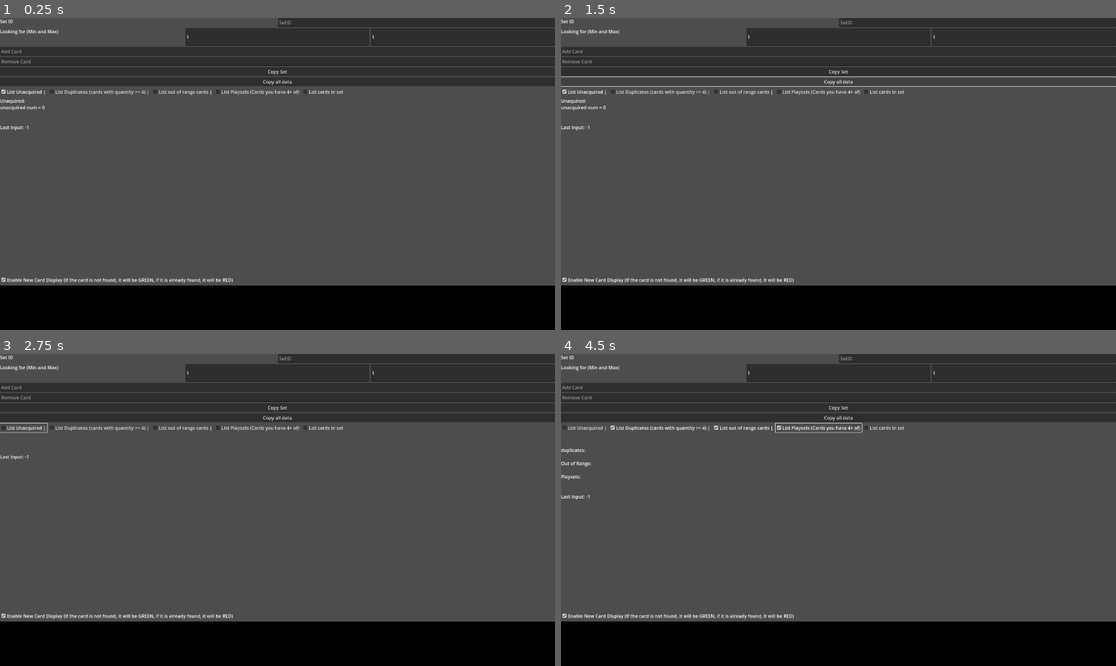
Above: before the commit, frames 1-4 (two rows, left to right).
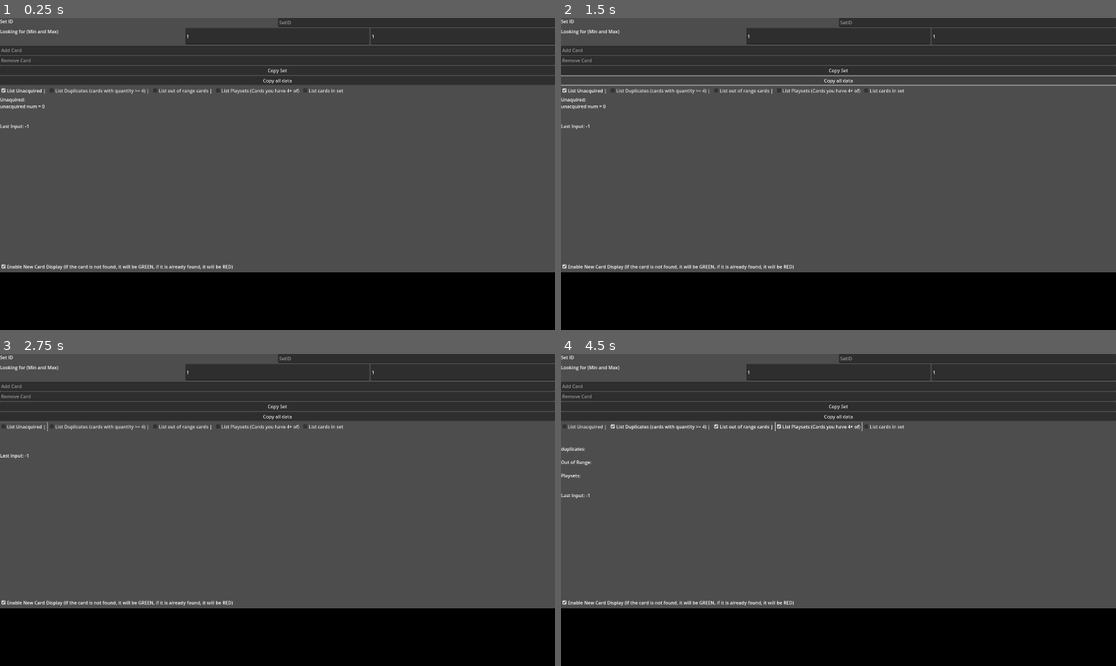
Above: after the commit, the same moments.

Repository: BrianBHuynh/MTG-easy-card-ID-tracker
Game: Godot game, scene res://tracker_scene.tscn
The game is run twice, just before and just after one commit, with the same random seed, the same clock (stepped at 60 frames per second) and the same inputs.
Inputs:
- Up to frame 1 (0.25 s): no input
- Up to frame 2 (1.5 s): click "Copy Set" at 0.5 s; click "Copy all data" at 1.25 s
- Up to frame 3 (2.75 s): click "List Unacquired |" at 2 s
- Up to frame 4 (4.5 s): click "List Duplicates (cards with q…" at 2.75 s; click "List out of range cards |" at 3.5 s; click "List Playsets (Cards you have…" at 4.25 s

The runs differ from the first frame. In frame 1, 7.3% of the frame differs, in the area x 0-100%, y 5-86%; in frame 2, 8.2%; in frame 3, 7.3%; in frame 4, 7.5%.

Commit message:
Slight scaling
Ui Slightly scales more now

Diff:
--- a/tracker_scene.gd
+++ b/tracker_scene.gd
@@ -9,11 +9,13 @@
 
 func _ready() -> void:
 	process_text()
-	while($VBoxContainer/Range/Min == null and Saves.save_loaded == false):
+	while($HBoxContainer/VBoxContainer/Range/Min == null and Saves.save_loaded == false):
 		await get_tree().process_frame
-	$VBoxContainer/SetID/SetID.text = Saves.get_or_return("Settings", "set_id", "")
-	$VBoxContainer/Range/Min.text = Saves.get_or_return("Settings", "min", "1")
-	$VBoxContainer/Range/Max.text = Saves.get_or_return("Settings", "max", "1")
+	$HBoxContainer/VBoxContainer/SetID/SetID.text = Saves.get_or_return("Settings", "set_id", "")
+	$HBoxContainer/VBoxContainer/Range/Min.text = Saves.get_or_return("Settings", "min", "1")
+	$HBoxContainer/VBoxContainer/Range/Max.text = Saves.get_or_return("Settings", "max", "1")
+	get_tree().root.size_changed.connect(display_changed_size)
+	display_changed_size()
 
 
 func _physics_process(_delta: float) -> void:
@@ -24,6 +26,10 @@
 		time_since_last_refresh = time_since_last_refresh + 1
 
 
+func display_changed_size() -> void:
+	$HBoxContainer/VBoxContainer.size = get_tree().root.size
+	$HBoxContainer.size = get_tree().root.size
+
 func process_text(_input: String = "") -> void:
 	var unacquired_list: String = "Unaquired: "
 	var unacquired_num: int = 0
@@ -31,12 +37,12 @@
 	var duplicates_string: String = "duplicates: "
 	var out_of_range: String = "Out of Range: "
 	var play_sets: String = "Playsets: "
-	for i in int($VBoxContainer/Range/Max.text) - int($VBoxContainer/Range/Min.text) + 1:
-		if Saves.get_or_return($VBoxContainer/SetID/SetID.text, str(i + int($VBoxContainer/Range/Min.text)), 0) == 0:
-			unacquired_list = unacquired_list + " " + str(i + int($VBoxContainer/Range/Min.text))
+	for i in int($HBoxContainer/VBoxContainer/Range/Max.text) - int($HBoxContainer/VBoxContainer/Range/Min.text) + 1:
+		if Saves.get_or_return($HBoxContainer/VBoxContainer/SetID/SetID.text, str(i + int($HBoxContainer/VBoxContainer/Range/Min.text)), 0) == 0:
+			unacquired_list = unacquired_list + " " + str(i + int($HBoxContainer/VBoxContainer/Range/Min.text))
 			unacquired_num = unacquired_num + 1
-	if Saves.data is Dictionary and Saves.data.has($VBoxContainer/SetID/SetID.text) and Saves.data[$VBoxContainer/SetID/SetID.text] is Dictionary:
-		var keys: Array = Saves.data[$VBoxContainer/SetID/SetID.text].keys()
+	if Saves.data is Dictionary and Saves.data.has($HBoxContainer/VBoxContainer/SetID/SetID.text) and Saves.data[$HBoxContainer/VBoxContainer/SetID/SetID.text] is Dictionary:
+		var keys: Array = Saves.data[$HBoxContainer/VBoxContainer/SetID/SetID.text].keys()
 		var temp: Array = []
 		for key in keys:
 			temp.append(int(key))
@@ -45,60 +51,60 @@
 		for key in temp:
 			keys.append(str(key))
 		for key in keys:
-			if Saves.data[$VBoxContainer/SetID/SetID.text][key] > 0:
-				duplicates[key] = Saves.data[$VBoxContainer/SetID/SetID.text][key]
-			if Saves.data[$VBoxContainer/SetID/SetID.text][key] >= 4:
+			if Saves.data[$HBoxContainer/VBoxContainer/SetID/SetID.text][key] > 0:
+				duplicates[key] = Saves.data[$HBoxContainer/VBoxContainer/SetID/SetID.text][key]
+			if Saves.data[$HBoxContainer/VBoxContainer/SetID/SetID.text][key] >= 4:
 				play_sets = play_sets + str(key) + " "
-			if int(key) > int($VBoxContainer/Range/Max.text) or int(key) < int($VBoxContainer/Range/Min.text):
-				out_of_range = out_of_range + " [" + str(key) + " , " + str(int(Saves.data[$VBoxContainer/SetID/SetID.text][key])) + "] "
+			if int(key) > int($HBoxContainer/VBoxContainer/Range/Max.text) or int(key) < int($HBoxContainer/VBoxContainer/Range/Min.text):
+				out_of_range = out_of_range + " [" + str(key) + " , " + str(int(Saves.data[$HBoxContainer/VBoxContainer/SetID/SetID.text][key])) + "] "
 	for key in duplicates:
 		if duplicates[key] > 1:
 			duplicates_string = duplicates_string + " [" + str(key) + " , " + str(int(duplicates[key] - 1)) + "] "
 	var final_string = ""
-	if $VBoxContainer/HBoxContainer/Unacquired.button_pressed:
+	if $HBoxContainer/VBoxContainer/HBoxContainer/Unacquired.button_pressed:
 		final_string = final_string + unacquired_list + "\nunacquired num = " + str(int(unacquired_num))
-	if $VBoxContainer/HBoxContainer/Duplicate.button_pressed:
+	if $HBoxContainer/VBoxContainer/HBoxContainer/Duplicate.button_pressed:
 		final_string = final_string + "\n\n" + duplicates_string
-	if $VBoxContainer/HBoxContainer/OutOfRange.button_pressed:
+	if $HBoxContainer/VBoxContainer/HBoxContainer/OutOfRange.button_pressed:
 		final_string = final_string + "\n\n" + out_of_range
-	if $VBoxContainer/HBoxContainer/PlaySets.button_pressed:
+	if $HBoxContainer/VBoxContainer/HBoxContainer/PlaySets.button_pressed:
 		final_string = final_string + "\n\n" + play_sets
-	if $VBoxContainer/HBoxContainer/AllCardsInSet.button_pressed:
+	if $HBoxContainer/VBoxContainer/HBoxContainer/AllCardsInSet.button_pressed:
 		var temp: Array = []
-		for card in Saves.data.get($VBoxContainer/SetID/SetID.text, ["No cards"]):
+		for card in Saves.data.get($HBoxContainer/VBoxContainer/SetID/SetID.text, ["No cards"]):
 			temp.append(int(card))
 		temp.sort()
 		var temp_2_electric_boogalo: Dictionary = {}
 		for card in temp:
-			temp_2_electric_boogalo.set(card, int(Saves.get_or_return($VBoxContainer/SetID/SetID.text, str(card), "0")))
+			temp_2_electric_boogalo.set(card, int(Saves.get_or_return($HBoxContainer/VBoxContainer/SetID/SetID.text, str(card), "0")))
 		var all_cards: String = "\n\n\n All cards: "
 		for key in temp_2_electric_boogalo:
 			all_cards = all_cards + " [" + str(key) + " , " + str(temp_2_electric_boogalo[key]) + "] "
 		final_string = final_string + all_cards
 
 	final_string = final_string + "\n\n\nLast Input: " + str(last_input)
-	$VBoxContainer/RichTextLabel.text = final_string
+	$HBoxContainer/VBoxContainer/RichTextLabel.text = final_string
 
 
 func _on_card_submitted(new_text: String) -> void:
 	if new_text != "":
-		Saves.set_value($VBoxContainer/SetID/SetID.text, str(int(new_text)), int(Saves.get_or_return($VBoxContainer/SetID/SetID.text, new_text, 0) + 1))
-		if Saves.get_or_return($VBoxContainer/SetID/SetID.text, new_text, 1) == 1:
-			$VBoxContainer/ColorRect.color = Color.GREEN
+		Saves.set_value($HBoxContainer/VBoxContainer/SetID/SetID.text, str(int(new_text)), int(Saves.get_or_return($HBoxContainer/VBoxContainer/SetID/SetID.text, new_text, 0) + 1))
+		if Saves.get_or_return($HBoxContainer/VBoxContainer/SetID/SetID.text, new_text, 1) == 1:
+			$HBoxContainer/VBoxContainer/ColorRect.color = Color.GREEN
 		else:
-			$VBoxContainer/ColorRect.color = Color.RED
+			$HBoxContainer/VBoxContainer/ColorRect.color = Color.RED
 	last_input = int(new_text)
 	process_text()
-	$VBoxContainer/Add.text = ""
+	$HBoxContainer/VBoxContainer/Add.text = ""
 	Saves.save_game()
 
 
 func _on_card_removed(new_text: String) -> void:
 	if new_text != "":
-		Saves.set_value($VBoxContainer/SetID/SetID.text, str(int(new_text)), int(Saves.get_or_return($VBoxContainer/SetID/SetID.text, new_text, 0) -1))
+		Saves.set_value($HBoxContainer/VBoxContainer/SetID/SetID.text, str(int(new_text)), int(Saves.get_or_return($HBoxContainer/VBoxContainer/SetID/SetID.text, new_text, 0) -1))
 	last_input = int(new_text)
 	process_text()
-	$VBoxContainer/Remove.text = ""
+	$HBoxContainer/VBoxContainer/Remove.text = ""
 	Saves.save_game()
 
 func _on_copy_all_button_pressed() -> void:
@@ -106,16 +112,16 @@
 
 
 func _on_copy_set_pressed() -> void:
-		if Saves.data is Dictionary and Saves.data.has($VBoxContainer/SetID/SetID.text) and Saves.data[$VBoxContainer/SetID/SetID.text] is Dictionary:
-			DisplayServer.clipboard_set(str(Saves.data[$VBoxContainer/SetID/SetID.text]))
+		if Saves.data is Dictionary and Saves.data.has($HBoxContainer/VBoxContainer/SetID/SetID.text) and Saves.data[$HBoxContainer/VBoxContainer/SetID/SetID.text] is Dictionary:
+			DisplayServer.clipboard_set(str(Saves.data[$HBoxContainer/VBoxContainer/SetID/SetID.text]))
 
 
 func set_new_card_display(enabled: bool) -> void:
-	$VBoxContainer/ColorRect.visible = enabled
+	$HBoxContainer/VBoxContainer/ColorRect.visible = enabled
 
 
 func set_settings(_text: String) -> void:
-	Saves.set_value("Settings", "set_id", $VBoxContainer/SetID/SetID.text)
-	Saves.set_value("Settings", "min", $VBoxContainer/Range/Min.text)
-	Saves.set_value("Settings", "max", $VBoxContainer/Range/Max.text)
+	Saves.set_value("Settings", "set_id", $HBoxContainer/VBoxContainer/SetID/SetID.text)
+	Saves.set_value("Settings", "min", $HBoxContainer/VBoxContainer/Range/Min.text)
+	Saves.set_value("Settings", "max", $HBoxContainer/VBoxContainer/Range/Max.text)
 	Saves.save_game()
--- a/tracker_scene.tscn
+++ b/tracker_scene.tscn
@@ -5,124 +5,128 @@
 [node name="TrackerScene" type="Node2D"]
 script = ExtResource("1_3jpjp")
 
-[node name="VBoxContainer" type="VBoxContainer" parent="."]
-clip_contents = true
+[node name="HBoxContainer" type="HBoxContainer" parent="."]
 offset_right = 1920.0
 offset_bottom = 1080.0
+
+[node name="VBoxContainer" type="VBoxContainer" parent="HBoxContainer"]
+clip_contents = true
+layout_mode = 2
 size_flags_horizontal = 3
 size_flags_vertical = 3
 
-[node name="SetID" type="HBoxContainer" parent="VBoxContainer"]
+[node name="SetID" type="HBoxContainer" parent="HBoxContainer/VBoxContainer"]
 layout_mode = 2
 
-[node name="RichTextLabel" type="RichTextLabel" parent="VBoxContainer/SetID"]
+[node name="RichTextLabel" type="RichTextLabel" parent="HBoxContainer/VBoxContainer/SetID"]
 layout_mode = 2
 size_flags_horizontal = 3
 text = "Set ID"
 fit_content = true
 
-[node name="SetID" type="LineEdit" parent="VBoxContainer/SetID"]
+[node name="SetID" type="LineEdit" parent="HBoxContainer/VBoxContainer/SetID"]
 layout_mode = 2
 size_flags_horizontal = 3
 placeholder_text = "SetID"
 
-[node name="Range" type="HBoxContainer" parent="VBoxContainer"]
+[node name="Range" type="HBoxContainer" parent="HBoxContainer/VBoxContainer"]
 clip_contents = true
 layout_mode = 2
 size_flags_vertical = 3
 size_flags_stretch_ratio = 0.1
 
-[node name="RichTextLabel" type="RichTextLabel" parent="VBoxContainer/Range"]
+[node name="RichTextLabel" type="RichTextLabel" parent="HBoxContainer/VBoxContainer/Range"]
 layout_mode = 2
 size_flags_horizontal = 3
 text = "Looking for (Min and Max)
 "
 fit_content = true
 
-[node name="Min" type="LineEdit" parent="VBoxContainer/Range"]
+[node name="Min" type="LineEdit" parent="HBoxContainer/VBoxContainer/Range"]
 layout_mode = 2
 size_flags_horizontal = 3
 text = "1"
 placeholder_text = "Min"
 
-[node name="Max" type="LineEdit" parent="VBoxContainer/Range"]
+[node name="Max" type="LineEdit" parent="HBoxContainer/VBoxContainer/Range"]
 layout_mode = 2
 size_flags_horizontal = 3
 placeholder_text = "Max"
 
-[node name="Add" type="LineEdit" parent="VBoxContainer"]
+[node name="Add" type="LineEdit" parent="HBoxContainer/VBoxContainer"]
 layout_mode = 2
 size_flags_horizontal = 3
 placeholder_text = "Add Card"
 keep_editing_on_text_submit = true
 
-[node name="Remove" type="LineEdit" parent="VBoxContainer"]
+[node name="Remove" type="LineEdit" parent="HBoxContainer/VBoxContainer"]
 layout_mode = 2
 size_flags_horizontal = 3
 placeholder_text = "Remove Card"
 keep_editing_on_text_submit = true
 
-[node name="CopySet" type="Button" parent="VBoxContainer"]
+[node name="CopySet" type="Button" parent="HBoxContainer/VBoxContainer"]
 layout_mode = 2
 text = "Copy Set
 "
 
-[node name="CopyAll" type="Button" parent="VBoxContainer"]
+[node name="CopyAll" type="Button" parent="HBoxContainer/VBoxContainer"]
 layout_mode = 2
 text = "Copy all data"
 
-[node name="HBoxContainer" type="HBoxContainer" parent="VBoxContainer"]
+[node name="HBoxContainer" type="HBoxContainer" parent="HBoxContainer/VBoxContainer"]
+clip_contents = true
 layout_mode = 2
 
-[node name="Unacquired" type="CheckBox" parent="VBoxContainer/HBoxContainer"]
+[node name="Unacquired" type="CheckBox" parent="HBoxContainer/VBoxContainer/HBoxContainer"]
 layout_mode = 2
 button_pressed = true
 text = "List Unacquired |"
 
-[node name="Duplicate" type="CheckBox" parent="VBoxContainer/HBoxContainer"]
+[node name="Duplicate" type="CheckBox" parent="HBoxContainer/VBoxContainer/HBoxContainer"]
 layout_mode = 2
 text = "List Duplicates (cards with quantity >= 4) |"
 
-[node name="OutOfRange" type="CheckBox" parent="VBoxContainer/HBoxContainer"]
+[node name="OutOfRange" type="CheckBox" parent="HBoxContainer/VBoxContainer/HBoxContainer"]
 layout_mode = 2
 text = "List out of range cards |"
 
-[node name="PlaySets" type="CheckBox" parent="VBoxContainer/HBoxContainer"]
+[node name="PlaySets" type="CheckBox" parent="HBoxContainer/VBoxContainer/HBoxContainer"]
 layout_mode = 2
 text = "List Playsets (Cards you have 4+ of)"
 
-[node name="AllCardsInSet" type="CheckBox" parent="VBoxContainer/HBoxContainer"]
+[node name="AllCardsInSet" type="CheckBox" parent="HBoxContainer/VBoxContainer/HBoxContainer"]
 layout_mode = 2
 text = "List cards in set"
 
-[node name="RichTextLabel" type="RichTextLabel" parent="VBoxContainer"]
+[node name="RichTextLabel" type="RichTextLabel" parent="HBoxContainer/VBoxContainer"]
 layout_mode = 2
 size_flags_vertical = 3
 
-[node name="CheckBox" type="CheckBox" parent="VBoxContainer"]
+[node name="CheckBox" type="CheckBox" parent="HBoxContainer/VBoxContainer"]
 layout_mode = 2
 button_pressed = true
 text = "Enable New Card Display (If the card is not found, it will be GREEN, if it is already found, it will be RED)"
 
-[node name="ColorRect" type="ColorRect" parent="VBoxContainer"]
+[node name="ColorRect" type="ColorRect" parent="HBoxContainer/VBoxContainer"]
 layout_mode = 2
 size_flags_vertical = 3
-size_flags_stretch_ratio = 0.25
+size_flags_stretch_ratio = 0.35
 color = Color(0, 0, 0, 1)
 
-[connection signal="text_changed" from="VBoxContainer/SetID/SetID" to="." method="set_settings"]
-[connection signal="text_submitted" from="VBoxContainer/SetID/SetID" to="." method="process_text"]
-[connection signal="text_changed" from="VBoxContainer/Range/Min" to="." method="set_settings"]
-[connection signal="text_submitted" from="VBoxContainer/Range/Min" to="." method="process_text"]
-[connection signal="text_changed" from="VBoxContainer/Range/Max" to="." method="set_settings"]
-[connection signal="text_submitted" from="VBoxContainer/Range/Max" to="." method="process_text"]
-[connection signal="text_submitted" from="VBoxContainer/Add" to="." method="_on_card_submitted"]
-[connection signal="text_submitted" from="VBoxContainer/Remove" to="." method="_on_card_removed"]
-[connection signal="pressed" from="VBoxContainer/CopySet" to="." method="_on_copy_set_pressed"]
-[connection signal="pressed" from="VBoxContainer/CopyAll" to="." method="_on_copy_all_button_pressed"]
-[connection signal="pressed" from="VBoxContainer/HBoxContainer/Unacquired" to="." method="process_text"]
-[connection signal="pressed" from="VBoxContainer/HBoxContainer/Duplicate" to="." method="process_text"]
-[connection signal="pressed" from="VBoxContainer/HBoxContainer/OutOfRange" to="." method="process_text"]
-[connection signal="pressed" from="VBoxContainer/HBoxContainer/PlaySets" to="." method="process_text"]
-[connection signal="pressed" from="VBoxContainer/HBoxContainer/AllCardsInSet" to="." method="process_text"]
-[connection signal="toggled" from="VBoxContainer/CheckBox" to="." method="set_new_card_display"]
+[connection signal="text_changed" from="HBoxContainer/VBoxContainer/SetID/SetID" to="." method="set_settings"]
+[connection signal="text_submitted" from="HBoxContainer/VBoxContainer/SetID/SetID" to="." method="process_text"]
+[connection signal="text_changed" from="HBoxContainer/VBoxContainer/Range/Min" to="." method="set_settings"]
+[connection signal="text_submitted" from="HBoxContainer/VBoxContainer/Range/Min" to="." method="process_text"]
+[connection signal="text_changed" from="HBoxContainer/VBoxContainer/Range/Max" to="." method="set_settings"]
+[connection signal="text_submitted" from="HBoxContainer/VBoxContainer/Range/Max" to="." method="process_text"]
+[connection signal="text_submitted" from="HBoxContainer/VBoxContainer/Add" to="." method="_on_card_submitted"]
+[connection signal="text_submitted" from="HBoxContainer/VBoxContainer/Remove" to="." method="_on_card_removed"]
+[connection signal="pressed" from="HBoxContainer/VBoxContainer/CopySet" to="." method="_on_copy_set_pressed"]
+[connection signal="pressed" from="HBoxContainer/VBoxContainer/CopyAll" to="." method="_on_copy_all_button_pressed"]
+[connection signal="pressed" from="HBoxContainer/VBoxContainer/HBoxContainer/Unacquired" to="." method="process_text"]
+[connection signal="pressed" from="HBoxContainer/VBoxContainer/HBoxContainer/Duplicate" to="." method="process_text"]
+[connection signal="pressed" from="HBoxContainer/VBoxContainer/HBoxContainer/OutOfRange" to="." method="process_text"]
+[connection signal="pressed" from="HBoxContainer/VBoxContainer/HBoxContainer/PlaySets" to="." method="process_text"]
+[connection signal="pressed" from="HBoxContainer/VBoxContainer/HBoxContainer/AllCardsInSet" to="." method="process_text"]
+[connection signal="toggled" from="HBoxContainer/VBoxContainer/CheckBox" to="." method="set_new_card_display"]
